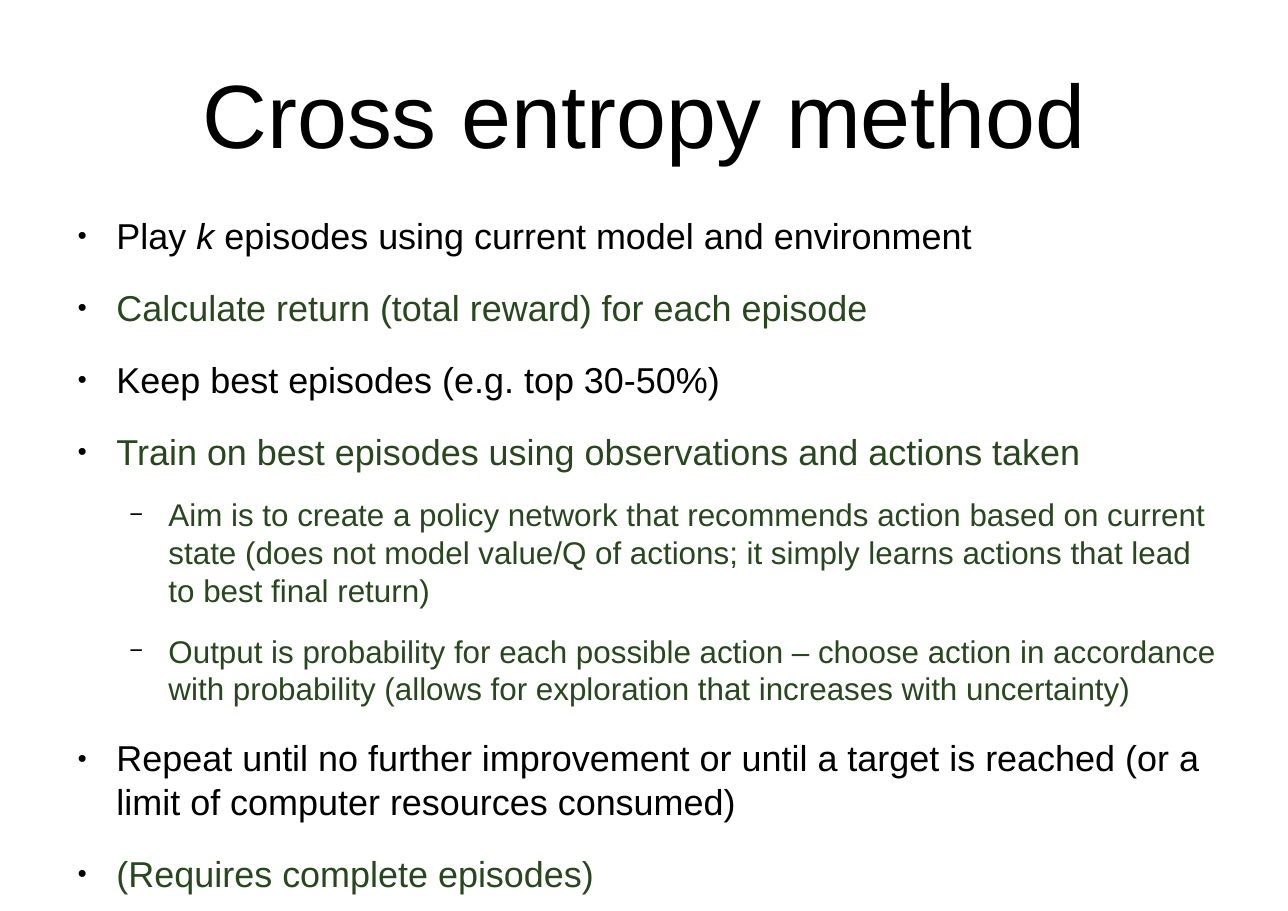
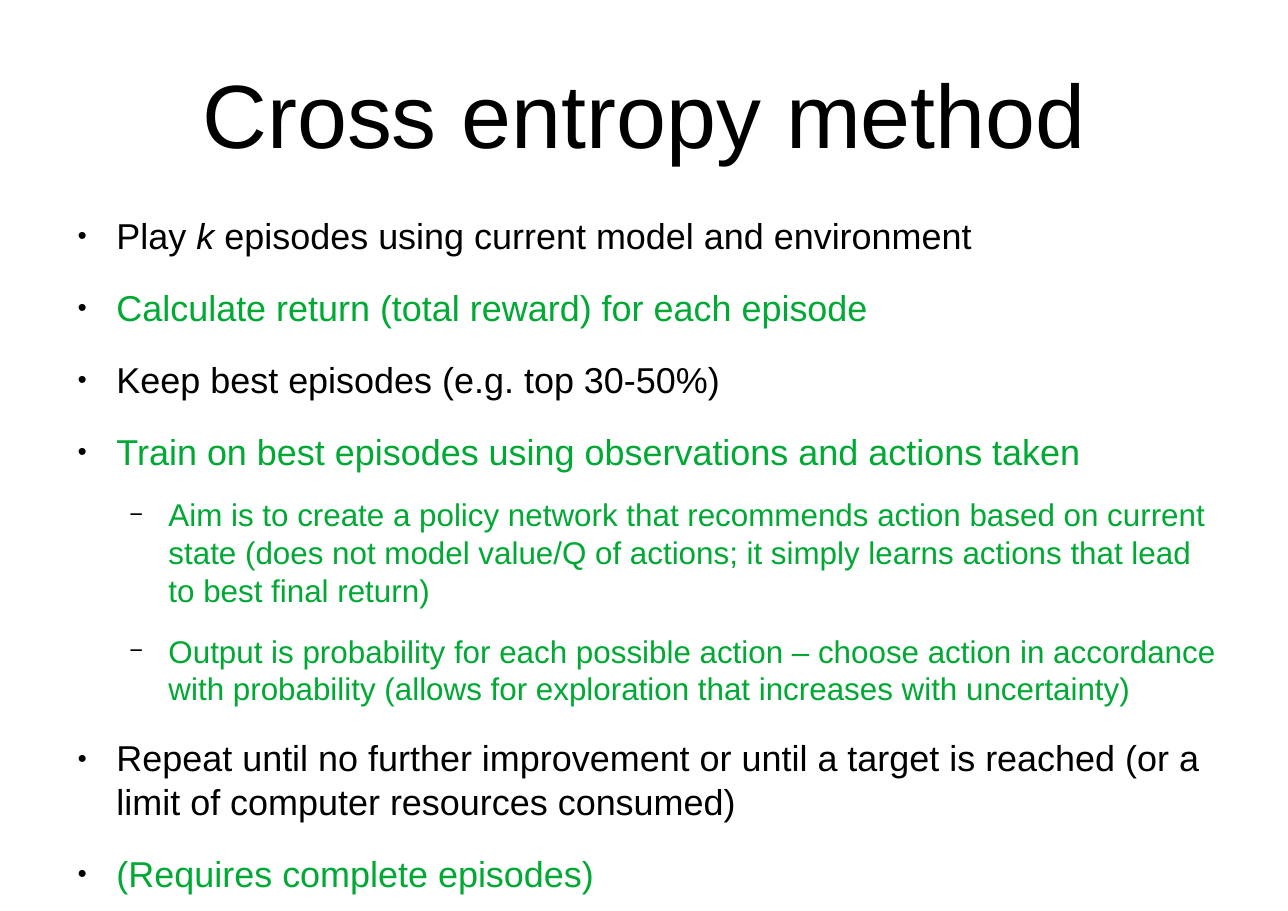
Before and after one commit to MichaelAllen1966/thursday_coding_club_2020, a slide deck: slide 5 of rl.odp. Drawn at 1288x911 pixels with LibreOffice and Linux fonts; fonts in the diff are those of the drawing. Boxes give left, top, right and bottom in pixels: in the first picture for what was removed or moved away, otherwise in the second. Text is boxed around its words. In the diff, an @@ line names an element or a change of style, - is before the commit and + after.

```diff
--- a/rl.odp
+++ b/rl.odp
@@ text at [116,295,1215,706]: text colour #28471F to #00A933 in "Calculate return (total reward) for each episode", "Train on best episodes using observations and ...", "Aim is to create a policy network ...", "Output is probability for each possible action ..." and 1 more places @@
```
Also in this commit, not shown: 8 other slides changed, 2 slides added.
